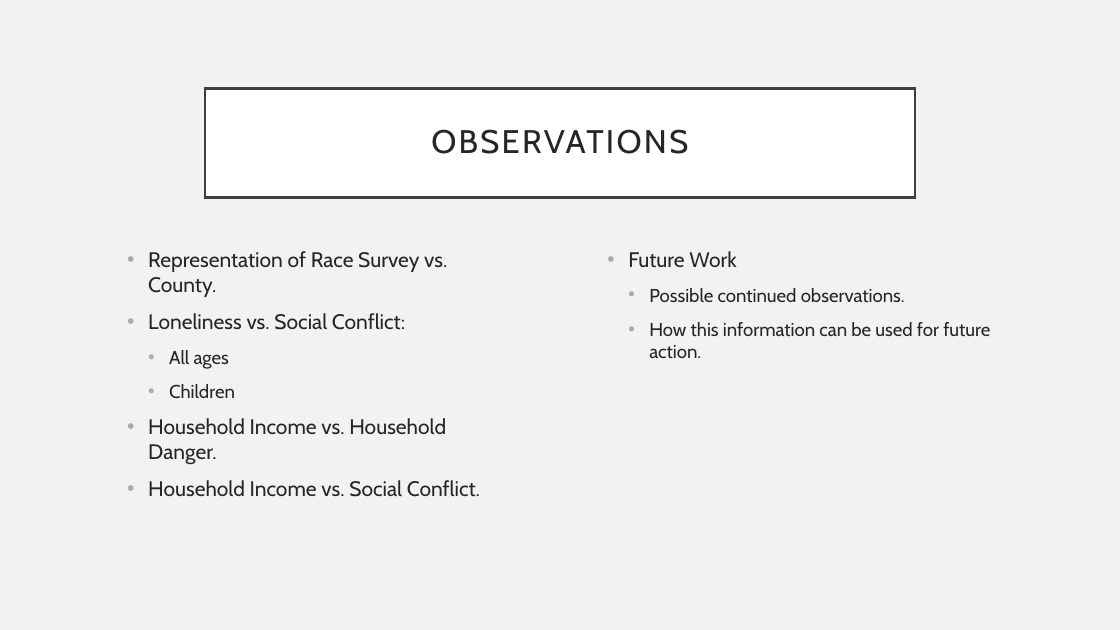
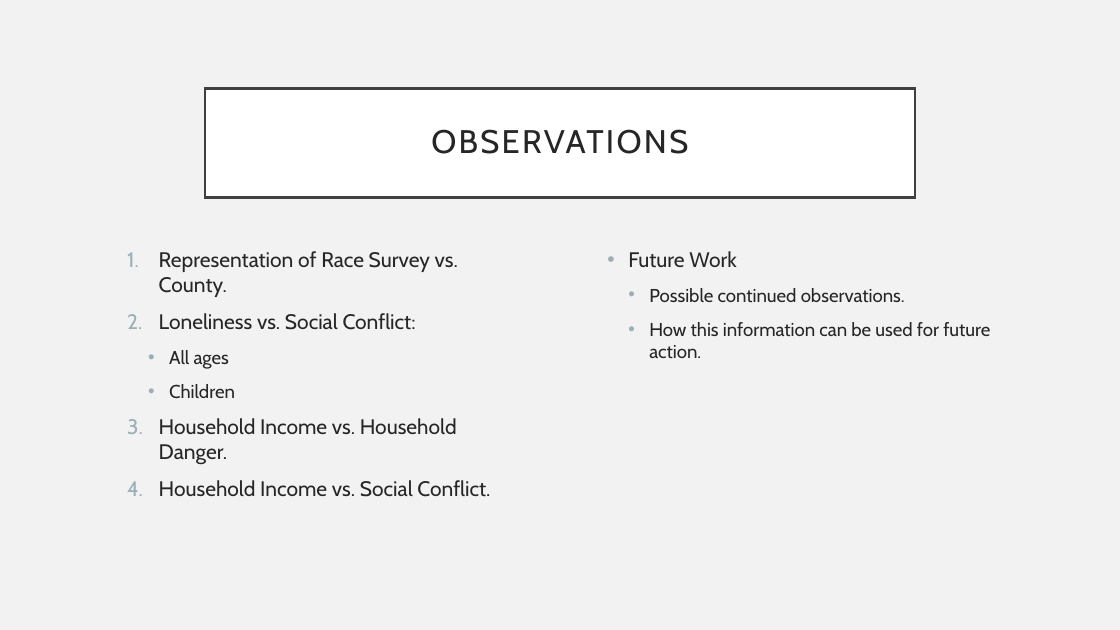
Before and after one commit to kurtisbu/Mesa-County-Data, a slide deck: slide 2 of Intrerview Presentation.pptx. Drawn at 1120x630 pixels with LibreOffice and Linux fonts; fonts in the diff are those of the drawing. Boxes give left, top, right and bottom in pixels: in the first picture for what was removed or moved away, otherwise in the second. Text is boxed around its words. In the diff, an @@ line names an element or a change of style, - is before the commit and + after.

```diff
--- a/Intrerview Presentation.pptx
+++ b/Intrerview Presentation.pptx
@@ text at box(159, 251, 490, 497): bullet • to 1. @@
```
Also in this commit, not shown: 2 other slides changed, 1 other file.
